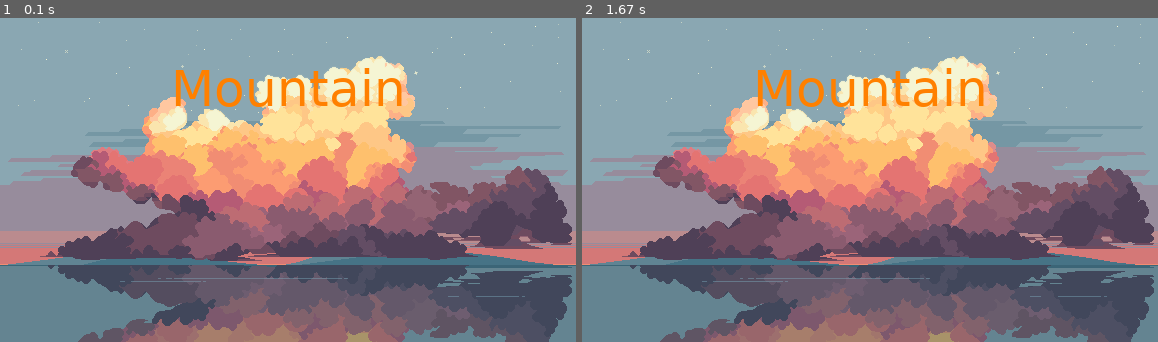
Above: before the commit, frames 1-2 (left to right).
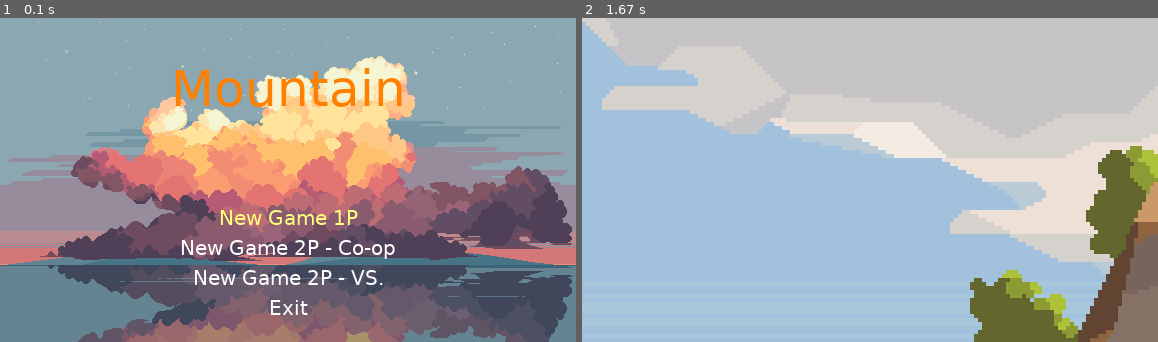
Above: after the commit, the same moments.

Repository: Arthurobdfv/pyGameExperiment
Game: pygame game, started from main.py
The game is run twice, just before and just after one commit, with the same random seed, the same clock (stepped at 60 frames per second) and the same inputs.
Inputs:
- Up to frame 1 (0.1 s): no input
- Up to frame 2 (1.67 s): tap Enter at 0.33 s

The runs differ from the first frame. In frame 1, 1.6% of the frame differs, in the area x 31-69%, y 59-92%; in frame 2, 100%, in the area x 0-100%, y 0-100%.

Commit message:
Adding first level and entityfactory

Diff:
--- /dev/null
+++ b/Modulos/background.py
@@ -0,0 +1,10 @@
+from Modulos.entity2d import Entity2D
+from pygame import *
+
+class Background(Entity2D):
+    def __init__(self, name:str, path: str, position:tuple):
+        #self.window = window
+        Entity2D.__init__(self, name, 'Background/' + path, position)
+
+    def move(self):
+        pass
--- a/Modulos/const.py
+++ b/Modulos/const.py
@@ -1,2 +1,13 @@
 WIN_WIDTH = 576
 WIN_HEIGHT = 324
+
+
+ORANGE_TEXT_COLOR = (255,128,0)
+WHITE_TEXT_COLOR = (255,255,255)
+YELLOW_TEXT_COLOR = (255,255,128)
+MENU_OPTION = (
+    'New Game 1P',
+    'New Game 2P - Co-op',
+    'New Game 2P - VS.',
+    'Exit'
+)
--- a/Modulos/entity2d.py
+++ b/Modulos/entity2d.py
@@ -1,5 +1,14 @@
-from pygame import *
+import pygame
+from abc import ABC, abstractmethod
 
-class Entity2D:
-    def __init__(self, surface: Surface):
+class Entity2D(ABC):
+    def __init__(self, name:str, path:str,position: tuple):
+        self.name = name
+        self.position :tuple = position
+        self.surf = pygame.image.load('./Modulos/Assets/' + path + '.png')
+        self.rect = self.surf.get_rect(left=position[0],top=position[1])
+        self.speed = 0
+
+    @abstractmethod
+    def move(self):
         pass
--- /dev/null
+++ b/Modulos/entityfactory.py
@@ -0,0 +1,8 @@
+from Modulos.background import Background
+
+class EntityFactory:
+    @staticmethod
+    def get_entity(entity_name: str, position=(0,0)):
+        match entity_name:
+            case 'Level1':
+                return Background(f'Level1', 'Ocean_7/6',position)
--- a/Modulos/game.py
+++ b/Modulos/game.py
@@ -1,6 +1,7 @@
 import pygame
 from Modulos.const import *
 from Modulos.menu import Menu
+from Modulos.level import Level
 
 class Game:
     def __init__(self):
@@ -11,5 +12,18 @@
 
         while True:
             menu = Menu(self.screen)
-            menu.Run()
+            selected_option = menu.Run()
+            print(selected_option)
+            if selected_option in [MENU_OPTION[0], MENU_OPTION[1], MENU_OPTION[2]]:
+                level = Level(self.screen, "Level1", selected_option)
+                level_return = level.Run()
+            else:
+                self.Quit_Game()
+            for event in pygame.event.get():
+                if event.type == QUIT:
+                    self.Quit_Game()
             pass
+
+    def Quit_Game(self):
+        pygame.quit()
+        quit()
--- a/Modulos/level.py
+++ b/Modulos/level.py
@@ -1,8 +1,17 @@
-from pygame import *
+import pygame
+from Modulos.entityfactory import EntityFactory
 
 class Level:
-    def __init__(self, screen: Surface):
-        self.screen = screen
+    def __init__(self, window: pygame.Surface, nome: str, menu_option: str):
+        self.window :Surface = window
+        self.name = nome
+        self.mode = menu_option
+        self.entity_list: list[Entity2D] = []
+        self.entity_list.append(EntityFactory.get_entity('Level1', (0,0)))
 
-    def Run():
+    def Run(self):
+        while True:
+            for ent in self.entity_list:
+                self.window.blit(source=ent.surf, dest=ent.rect)
+            pygame.display.flip()
         pass
--- a/Modulos/menu.py
+++ b/Modulos/menu.py
@@ -13,12 +13,42 @@
     def Run(self):
         pygame.mixer_music.load(".\Modulos\Assets\Music\musica.mp3")
         pygame.mixer_music.play()
+        self.menu_option = 0
         while True:
             self.screen.blit(source=self.surf, dest=self.rect)
             self.screen.blit(source=self.surf2, dest=self.rect)
             self.screen.blit(source=self.surf3, dest=self.rect)
-            self.menu_text(50, "Mountain",(255,128,0),(WIN_WIDTH/2, 70))
+            self.menu_text(50, "Mountain", ORANGE_TEXT_COLOR,(WIN_WIDTH/2, 70))
+
+            self.render_menu(self.menu_option)
             pygame.display.flip()
+            selected_input = self.handle_input()
+            if(selected_input != None):
+                return selected_input
+
+
+    def handle_input(self):
+        selected_option = None
+        for event in pygame.event.get():
+            if event.type == pygame.QUIT:
+                pygame.quit()
+                quit()
+            if event.type == pygame.KEYDOWN:
+                if event.key == pygame.K_DOWN:
+                    self.menu_option = (self.menu_option + 1) % len(MENU_OPTION)
+                if event.key == pygame.K_UP:
+                    self.menu_option = (self.menu_option - 1) % len(MENU_OPTION)
+                if event.key == pygame.K_RETURN:
+                    selected_option = MENU_OPTION[self.menu_option]
+        return selected_option
+
+    def render_menu(self, selected_menu):
+            for i in range(len(MENU_OPTION)):
+                color = WHITE_TEXT_COLOR
+                if(i == selected_menu):
+                    color = YELLOW_TEXT_COLOR
+                self.menu_text(20, MENU_OPTION[i], color,(WIN_WIDTH/2, 200 + 30*i))
+
 
     def menu_text(self, text_size: int, text: str, text_color: tuple, text_center_pos: tuple):
         text_font: Font = pygame.font.SysFont(name="Lucida Sans Typewriter", size=text_size)
